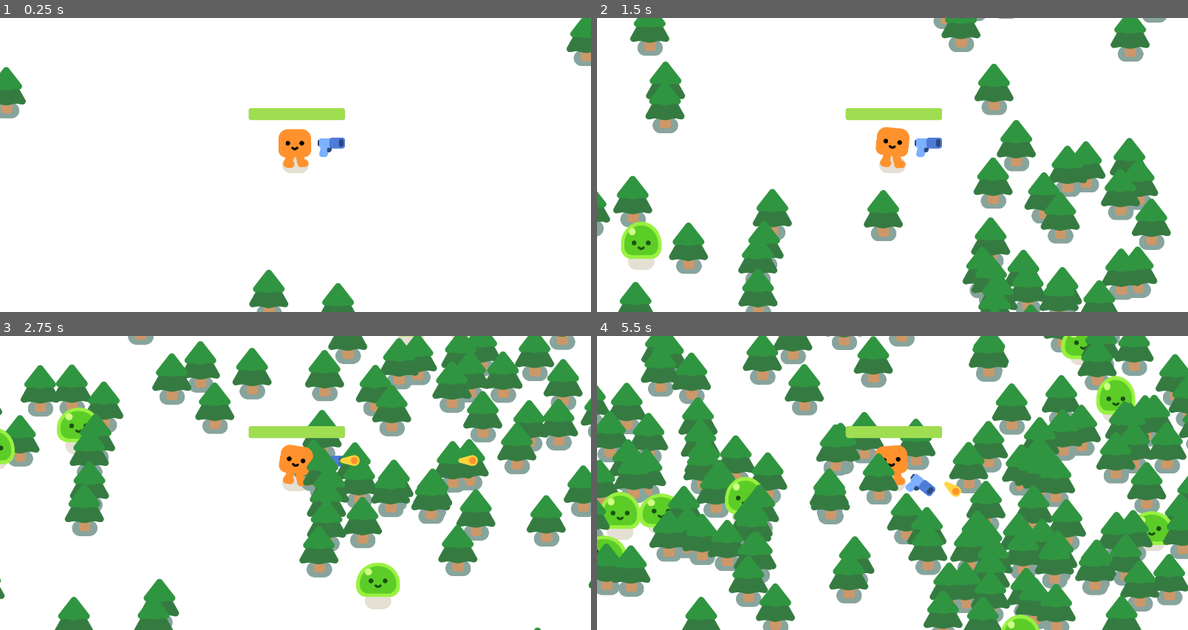
Above: before the commit, frames 1-4 (two rows, left to right).
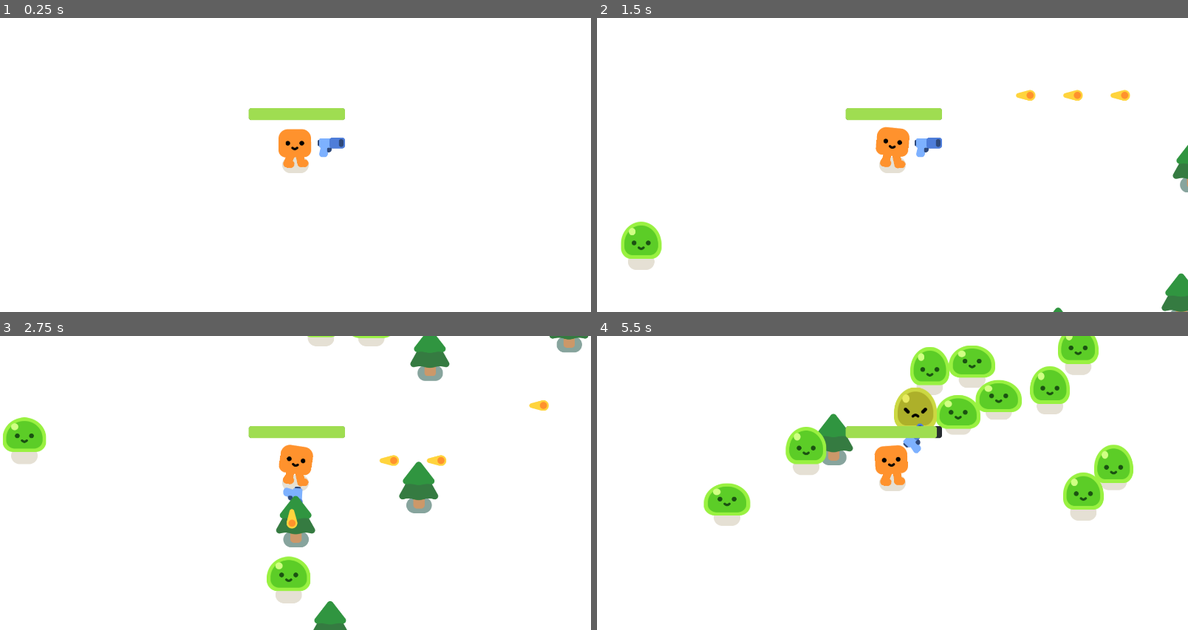
Above: after the commit, the same moments.

Repository: arad991/topdown_shooter_2d
Game: Godot game, scene res://survivors_game.tscn
Two runs of this game, one before a commit and one after it. Both use one fixed random seed, a clock stepped at 60 frames per second and the inputs below.
Inputs:
- Up to frame 1 (0.25 s): no input
- Up to frame 2 (1.5 s): hold D (move_right) 0.53-1.28 s; hold S (move_down) from 1.28 s (still down)
- Up to frame 3 (2.75 s): release S (move_down) at 2.03 s; hold D (move_right) from 2.03 s (still down)
- Up to frame 4 (5.5 s): release D (move_right) at 2.78 s; hold W (move_up) 2.78-3.53 s; hold A (move_left) 3.53-5.03 s; hold S (move_down) from 5.03 s (still down)

The runs differ from the first frame. In frame 1, 2.1% of the frame differs, in the area x 0-100%, y 0-100%; in frame 2, 21%; in frame 3, 35%; in frame 4, 62%.

Commit message:
added dymaniclly spawn of trees outside of player's viewport

Diff:
--- a/survivors_game.gd
+++ b/survivors_game.gd
@@ -10,7 +10,7 @@
 
 
 func _process(delta: float) -> void:
-	if randf_range(0, 3) < 5:
+	if randf_range(0, 100) < 5:
 		spawn_tree()
 
 func spawn_tree():
@@ -26,8 +26,8 @@
 		var spawn_y = player_pos.y + randf_range(-viewport_size.y * 1.5, viewport_size.y * 1.5)
 		# Ensure the spawn position is outside the player's immediate vicinity
 		var distance_to_player = player_pos.distance_to(Vector2(spawn_x, spawn_y))
-		if (spawn_x > player_pos.x - viewport_size.x / 2) and (spawn_x < player_pos.x + viewport_size.x / 2) and \
-		(spawn_y > player_pos.y - viewport_size.y / 2) and (spawn_y < player_pos.y + viewport_size.y / 2):
+		if (spawn_x > player_pos.x - viewport_size.x ) and (spawn_x < player_pos.x + viewport_size.x ) and \
+		(spawn_y > player_pos.y - viewport_size.y ) and (spawn_y < player_pos.y + viewport_size.y ):
 			continue
 		var new_tree = pine_tree.instantiate()
 		new_tree.global_position = Vector2(spawn_x, spawn_y)
